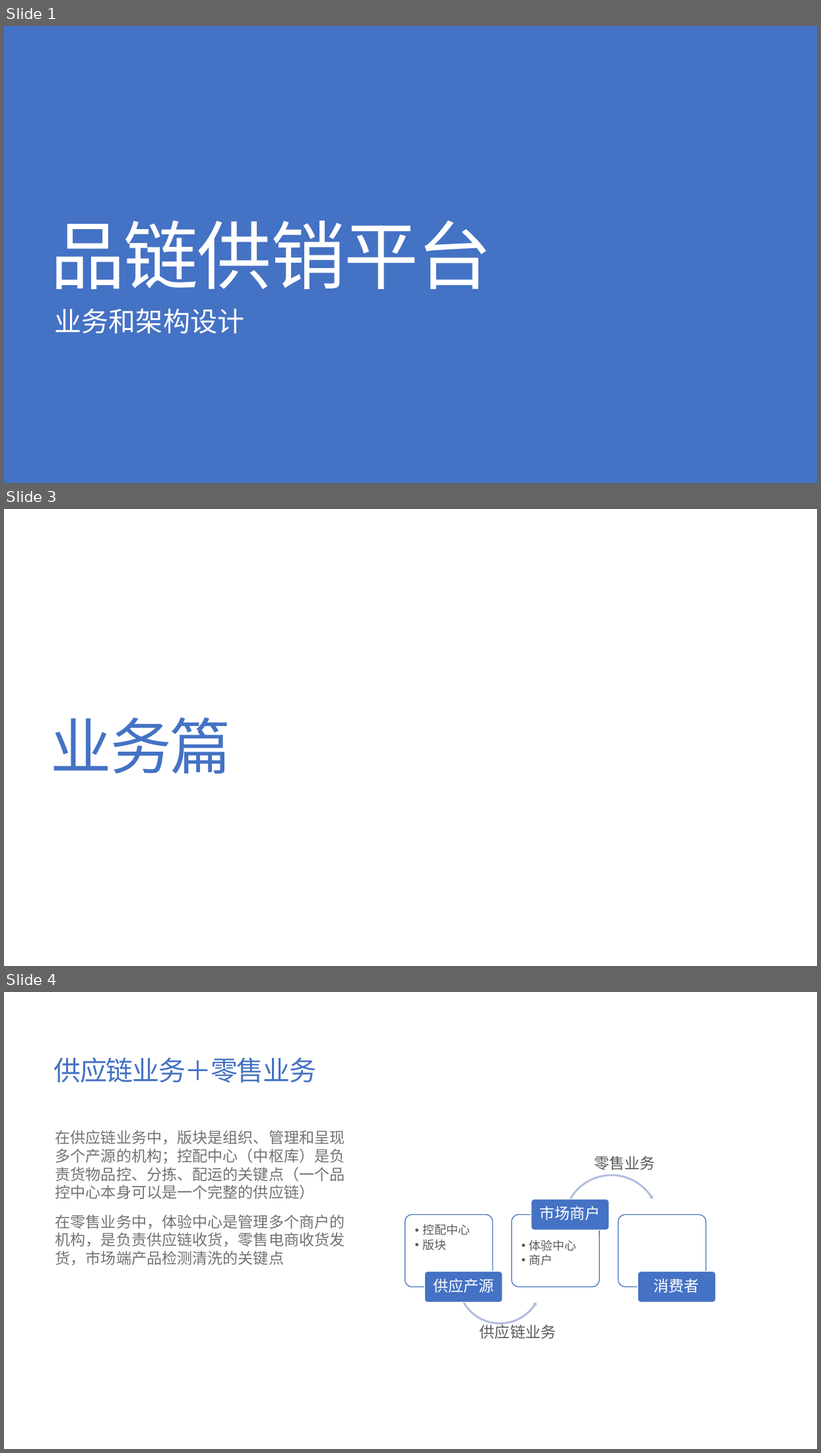
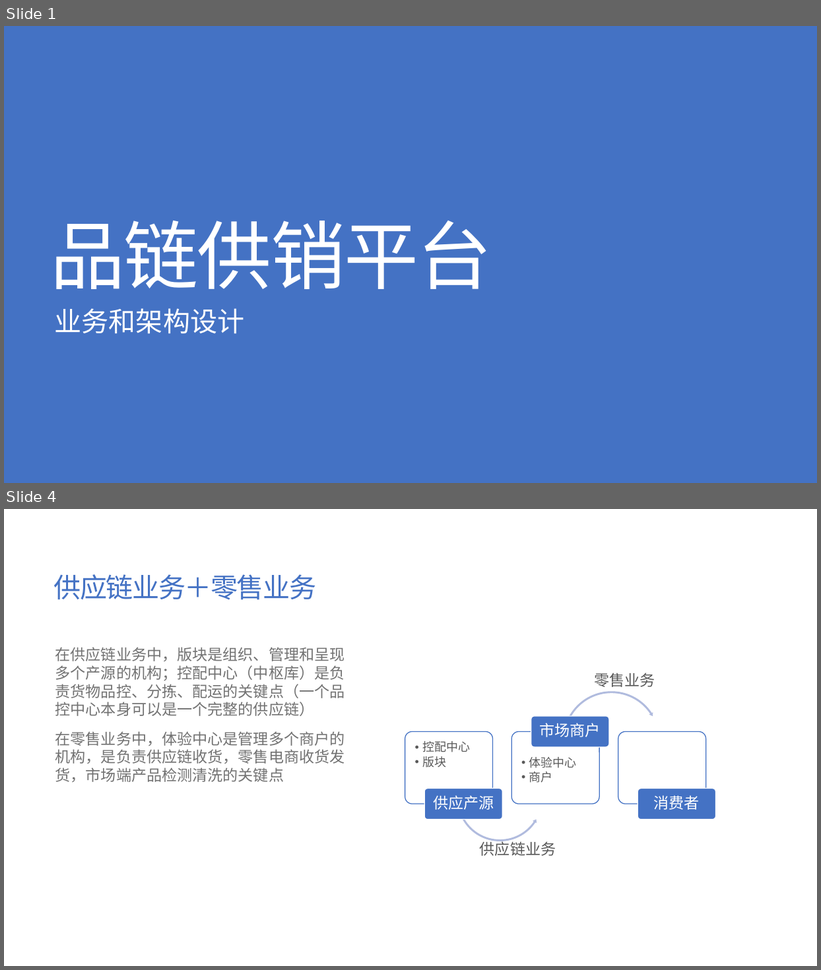
Before and after one commit to jzgi/chainsmart, a slide deck: Docs/品链供销平台.pptx. Shown one above the other, each under a label of ours: slides 1, 3 and 4 before the commit, slides 1 and 4 after it; the slides between them are not shown. The pictures are 821x1453 and 821x970 pixels, drawn with LibreOffice and Linux fonts; fonts in the diff are those of the drawing. Boxes give left, top, right and bottom in pixels: in the first picture for what was removed or moved away, otherwise in the second. Text is boxed around its words. In the diff, an @@ line names an element or a change of style, - is before the commit and + after.

```diff
--- a/Docs/品链供销平台.pptx
+++ b/Docs/品链供销平台.pptx
@@ slide 3 removed at (4,509,817,966), background #FFFFFF @@
@@ title removed at (50,718,231,774) @@
-业务篇
```
Also in this commit, not shown: 2 slides added, 6 other slides removed, 6 other files.
